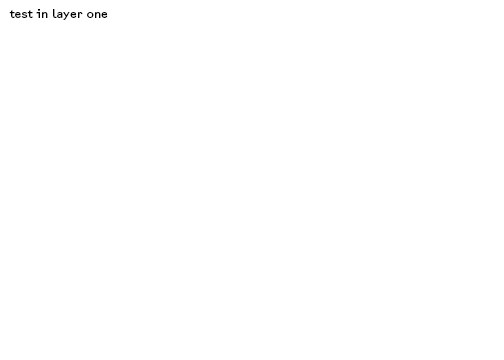
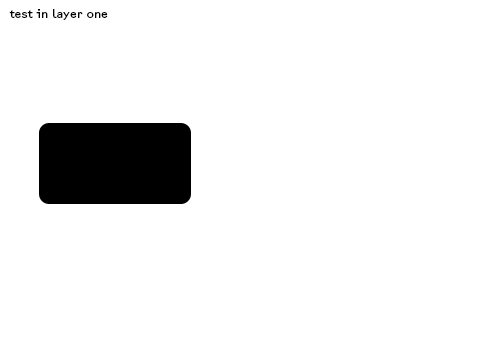
Layers edited between the first and the second 504px x 360px image:
added layer "rectangle example" above "test in layer one" over [39, 123, 191, 204]
